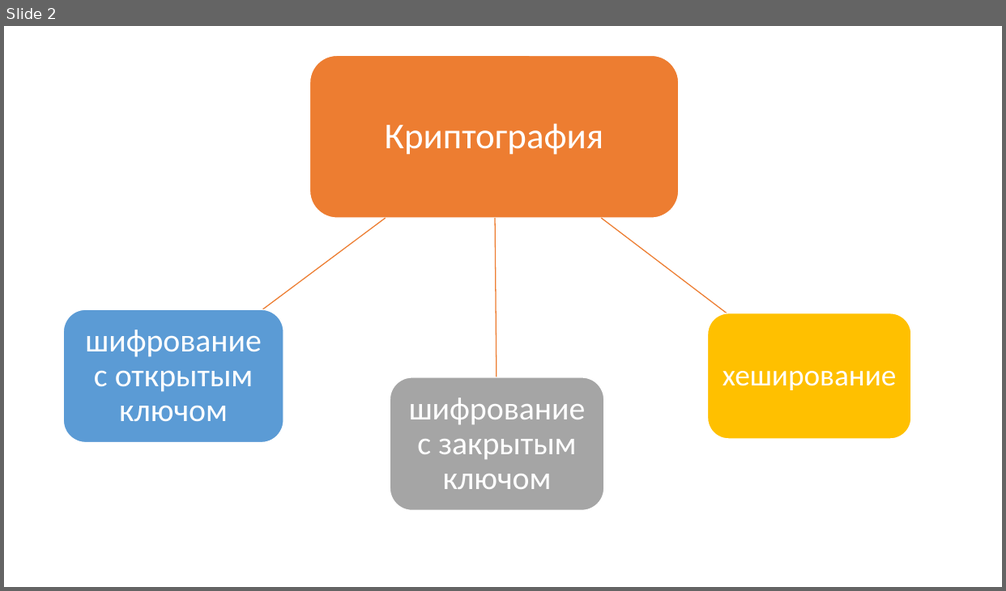
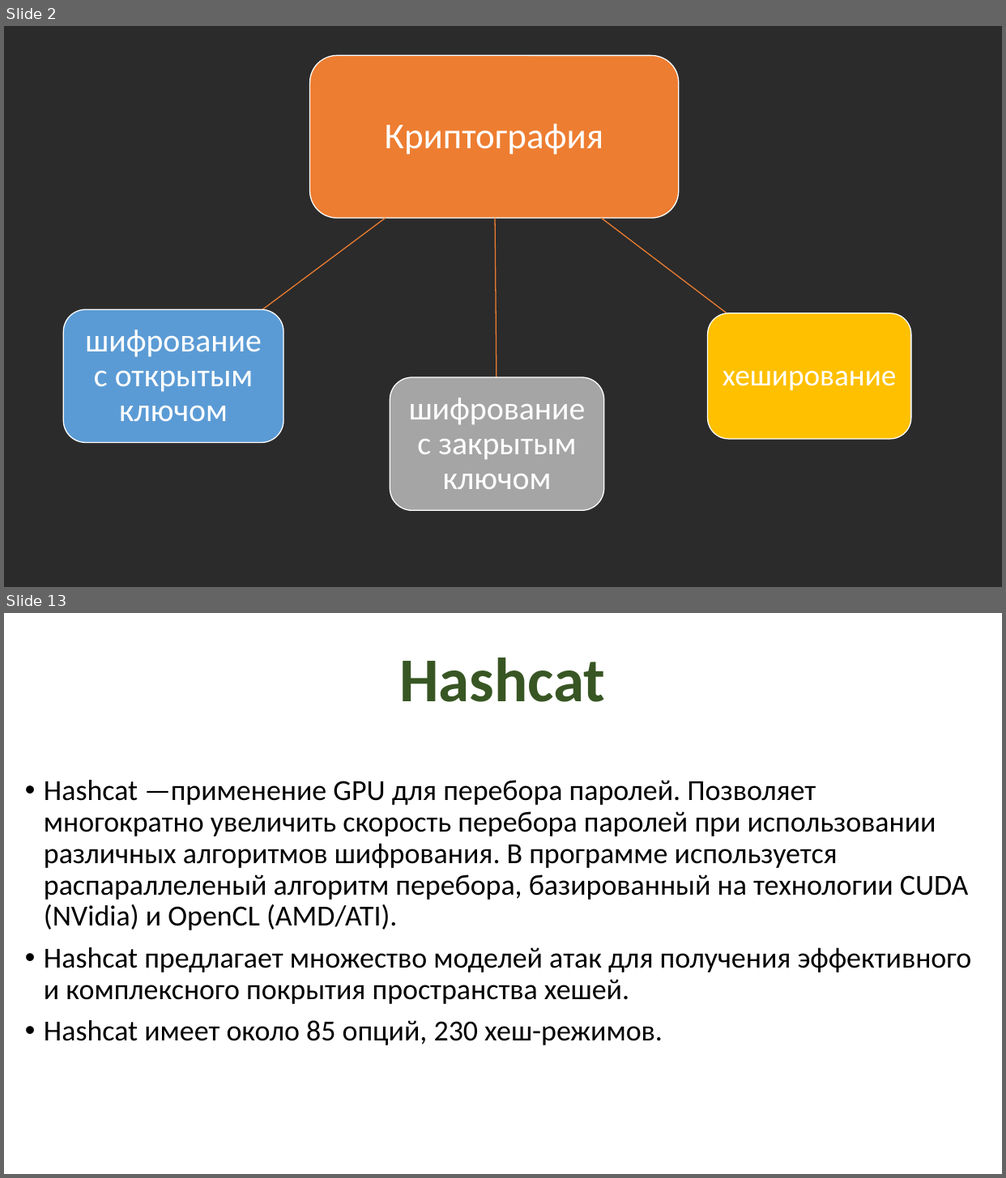
Before and after one commit to MamonovaMaria/Criptography, a slide deck: Взломы с GPU/Атаки с GPU.pptx. Shown one above the other, each under a label of ours: slide 2 before the commit, slides 2 and 13 after it; the slides between them are not shown. The pictures are 1006x591 and 1006x1178 pixels, drawn with LibreOffice and Linux fonts; fonts in the diff are those of the drawing; background and template pictures are left out; a plain dark background stands for a picture behind light text. Boxes give left, top, right and bottom in pixels: in the first picture for what was removed or moved away, otherwise in the second. Text is boxed around its words. In the diff, an @@ line names an element or a change of style, - is before the commit and + after.

```diff
--- a/Взломы с GPU/Атаки с GPU.pptx
+++ b/Взломы с GPU/Атаки с GPU.pptx
@@ slide 13 added at [4, 613, 1002, 1174], background picture (left out) @@
@@ title added at [399, 658, 605, 702], 60 pt, text #385723, bold @@
+Hashcat
@@ text added at [44, 780, 972, 1046], 28 pt, text #000000 @@
+• Hashcat —применение GPU для перебора паролей. Позволяет многократно увеличить скорость перебора паролей при использовании различных алгоритмов шифрования. В программе используется распараллеленый алгоритм перебора, базированный на технологии CUDA (NVidia) и OpenCL (AMD/ATI).
+• Hashcat предлагает множество моделей атак для получения эффективного и комплексного покрытия пространства хешей.
+• Hashcat имеет около 85 опций, 230 хеш-режимов.
@@ slide 2 changed as well @@
@@ background #FFFFFF to picture (left out) @@
```
Also in this commit, not shown: 1 other slide changed, 17 other slides added, 9 slides removed, 4 other files.
